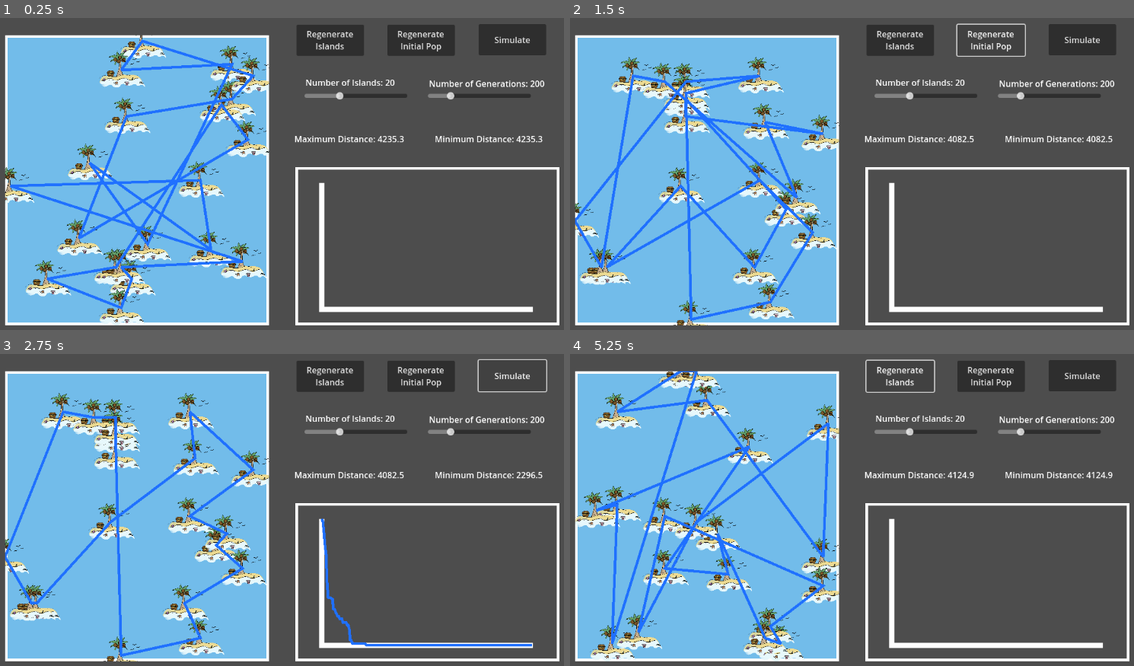
Above: before the commit, frames 1-4 (two rows, left to right).
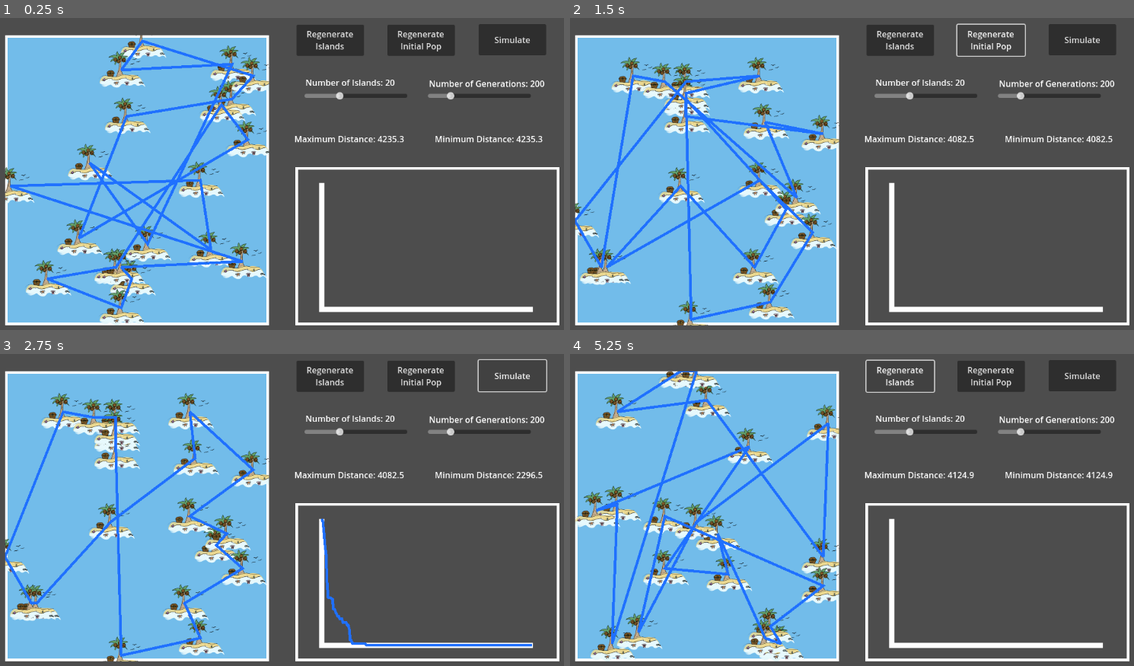
Above: after the commit, the same moments.

Repository: primac2025/Islands
Game: Godot game, scene res://Scenes/Main.tscn
Two runs of this game, one before a commit and one after it. Both use one fixed random seed, a clock stepped at 60 frames per second and the inputs below.
Inputs:
- Up to frame 1 (0.25 s): no input
- Up to frame 2 (1.5 s): click "Regenerate Islands" at 0.5 s; click "Regenerate Initial Pop" at 1.25 s
- Up to frame 3 (2.75 s): click "Simulate" at 2 s
- Up to frame 4 (5.25 s): click "Regenerate Islands" at 2.75 s; click "Regenerate Initial Pop" at 3.5 s; click "Simulate" at 4.25 s; click "Regenerate Islands" at 5 s

The runs differ from the first frame. In frame 1, 1.7% of the frame differs, in the area x 0-48%, y 5-98%; in frame 2, 1.6%; in frame 3, 1.7%; in frame 4, 1.7%.

Commit message:
Added island_small.png, file cleanup

Diff:
--- a/Scenes/Island.tscn
+++ b/Scenes/Island.tscn
@@ -1,10 +1,10 @@
 [gd_scene load_steps=2 format=3 uid="uid://c2hiwhv4yiu1v"]
 
-[ext_resource type="Texture2D" uid="uid://bnqmxkvlsbjlx" path="res://Sprites/Island.png" id="1_iky8i"]
+[ext_resource type="Texture2D" uid="uid://b62b0scqxjoxy" path="res://Sprites/Island_small.png" id="1_cpt6f"]
 
 [node name="Node2D" type="Node2D"]
 
 [node name="Island" type="Sprite2D" parent="."]
 position = Vector2(-2.38419e-07, -2)
-scale = Vector2(0.015, 0.015)
-texture = ExtResource("1_iky8i")
+scale = Vector2(0.5, 0.5)
+texture = ExtResource("1_cpt6f")
--- a/Scenes/player.tscn
+++ /dev/null
@@ -1,14 +0,0 @@
-[gd_scene load_steps=3 format=3 uid="uid://t4crc1dqiye6"]
-
-[sub_resource type="CompressedTexture2D" id="CompressedTexture2D_nwyhy"]
-
-[sub_resource type="CompressedTexture2D" id="CompressedTexture2D_4k5df"]
-
-[node name="Player" type="Sprite2D"]
-modulate = Color(0.172549, 1, 1, 1)
-position = Vector2(-61, -132)
-texture = SubResource("CompressedTexture2D_nwyhy")
-
-[node name="Coin" type="Sprite2D" parent="."]
-position = Vector2(2, -51)
-texture = SubResource("CompressedTexture2D_4k5df")
--- a/Scripts/player.gd
+++ /dev/null
@@ -1,15 +0,0 @@
-extends Sprite2D
-
-var message : String = "Me-ow :3"
-var location : Vector2 = Vector2(500, 200)
-var direction : Vector2 = Vector2(1, 2)
-var speed : int = 20
-
-# Called when the node enters the scene tree for the first time.
-func _ready():
-	print(message)
-	global_position = location
-
-# Called every frame. 'delta' is the elapsed time since the previous frame.
-func _process(delta):
-	global_position += direction * speed * delta
Binary file removed: Islands.png
Renamed: Route.gd -> Scripts/Route.gd
Binary file added: Sprites/Island_small.png
Not shown, changed: Sprites/Island_small.png.import
Not shown, changed: docs/index.html
Not shown, changed: docs/index.pck
